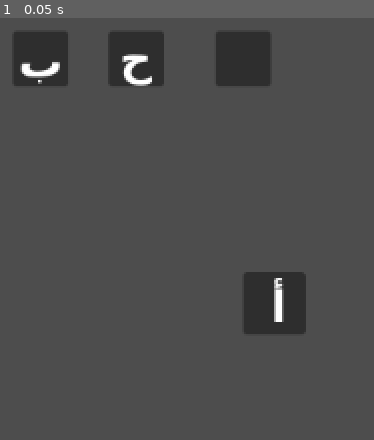
Above: before the commit, frame 1.
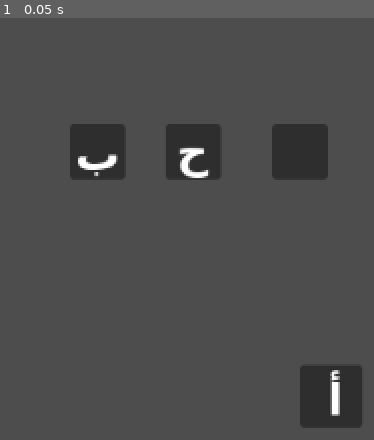
Above: after the commit, the same moment.

Repository: koljapluemer/egyptian-conjugator
Game: Godot game, scene res://scenes/game.tscn
The game is run twice, just before and just after one commit, with the same random seed, the same clock (stepped at 60 frames per second) and the same inputs.
Inputs:
- Up to frame 1 (0.05 s): no input

The runs differ from the first frame. In frame 1, 16% of the frame differs, in the area x 3-97%, y 3-98%.

Commit message:
fix offset problem by removing cam

Diff:
--- a/scenes/game.tscn
+++ b/scenes/game.tscn
@@ -4,14 +4,14 @@
 [ext_resource type="Script" path="res://scenes/scripts/draggable_slot.gd" id="2_gebgp"]
 
 [node name="Game" type="Node2D"]
-
-[node name="Camera2D" type="Camera2D" parent="."]
+position = Vector2(617, 391)
 
 [node name="Control" type="Control" parent="."]
 layout_mode = 3
 anchors_preset = 0
 offset_right = 40.0
 offset_bottom = 40.0
+metadata/_edit_use_anchors_ = true
 
 [node name="Slot1" type="TextureRect" parent="Control"]
 custom_minimum_size = Vector2(40, 40)
@@ -22,6 +22,7 @@
 offset_bottom = -110.0
 expand_mode = 1
 script = ExtResource("2_gebgp")
+metadata/_edit_use_anchors_ = true
 
 [node name="Panel" type="Panel" parent="Control/Slot1"]
 show_behind_parent = true
@@ -29,6 +30,7 @@
 offset_right = 40.0
 offset_bottom = 40.0
 mouse_filter = 2
+metadata/_edit_use_anchors_ = true
 
 [node name="BtnLabel" type="Label" parent="Control/Slot1"]
 layout_mode = 1
@@ -47,6 +49,7 @@
 text = "ب"
 horizontal_alignment = 1
 vertical_alignment = 1
+metadata/_edit_use_anchors_ = true
 
 [node name="Slot2" type="TextureRect" parent="Control"]
 custom_minimum_size = Vector2(40, 40)
@@ -57,6 +60,7 @@
 offset_bottom = -110.0
 expand_mode = 1
 script = ExtResource("2_gebgp")
+metadata/_edit_use_anchors_ = true
 
 [node name="Panel" type="Panel" parent="Control/Slot2"]
 show_behind_parent = true
@@ -64,6 +68,7 @@
 offset_right = 40.0
 offset_bottom = 40.0
 mouse_filter = 2
+metadata/_edit_use_anchors_ = true
 
 [node name="BtnLabel" type="Label" parent="Control/Slot2"]
 layout_mode = 1
@@ -82,6 +87,7 @@
 text = "ح"
 horizontal_alignment = 1
 vertical_alignment = 1
+metadata/_edit_use_anchors_ = true
 
 [node name="Slot3" type="TextureRect" parent="Control"]
 custom_minimum_size = Vector2(40, 40)
@@ -92,6 +98,7 @@
 offset_bottom = -110.0
 expand_mode = 1
 script = ExtResource("2_gebgp")
+metadata/_edit_use_anchors_ = true
 
 [node name="Panel" type="Panel" parent="Control/Slot3"]
 show_behind_parent = true
@@ -99,6 +106,7 @@
 offset_right = 40.0
 offset_bottom = 40.0
 mouse_filter = 2
+metadata/_edit_use_anchors_ = true
 
 [node name="BtnLabel" type="Label" parent="Control/Slot3"]
 layout_mode = 1
@@ -116,6 +124,7 @@
 theme_override_font_sizes/font_size = 32
 horizontal_alignment = 1
 vertical_alignment = 1
+metadata/_edit_use_anchors_ = true
 
 [node name="Btn1" type="TextureRect" parent="."]
 custom_minimum_size = Vector2(40, 40)
@@ -125,6 +134,7 @@
 offset_bottom = 69.0
 expand_mode = 1
 script = ExtResource("2_ebh4t")
+metadata/_edit_use_anchors_ = true
 
 [node name="Panel" type="Panel" parent="Btn1"]
 show_behind_parent = true
@@ -132,6 +142,7 @@
 offset_right = 45.0
 offset_bottom = 45.0
 mouse_filter = 2
+metadata/_edit_use_anchors_ = true
 
 [node name="BtnLabel" type="Label" parent="Btn1"]
 layout_mode = 1
@@ -150,3 +161,4 @@
 text = "أ"
 horizontal_alignment = 1
 vertical_alignment = 1
+metadata/_edit_use_anchors_ = true
